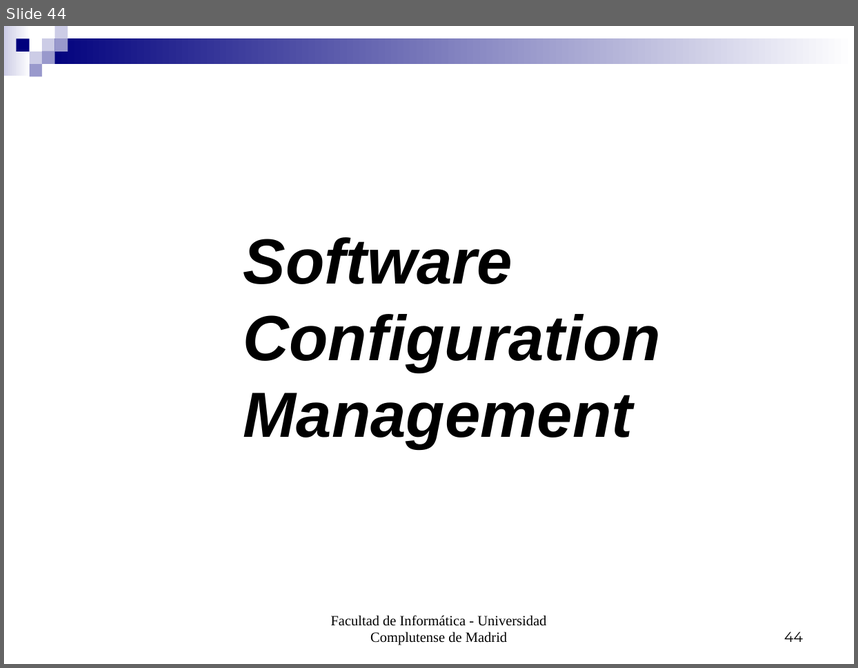
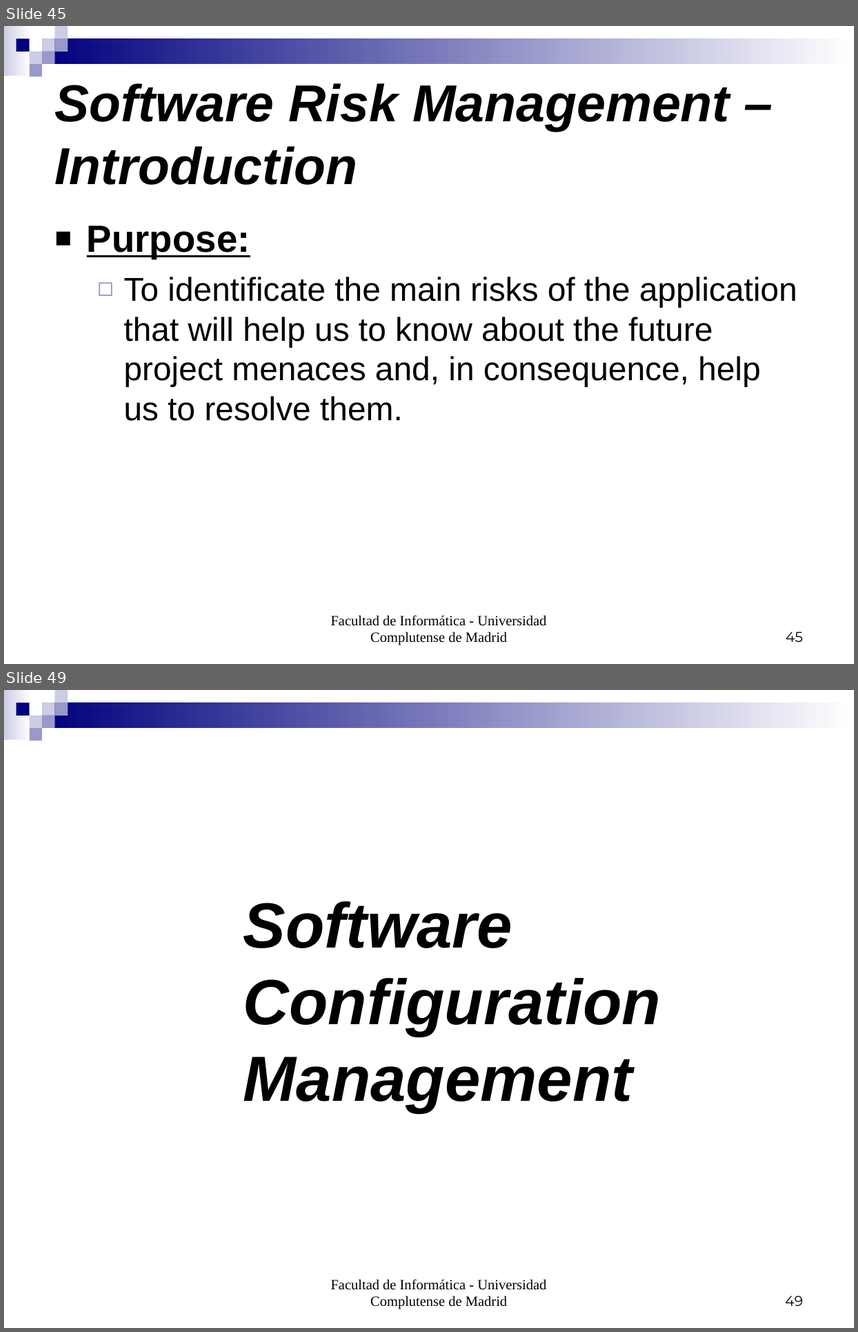
Before and after one commit to salcedonia/egorilla-software-engineering-2008-2009, a slide deck: doc/PresentacionIS.ppt. Shown one above the other, each under a label of ours: slide 44 before the commit, slides 45 and 49 after it; the slides between them are not shown. The pictures are 858x668 and 858x1332 pixels, drawn with LibreOffice and Linux fonts; fonts in the diff are those of the drawing. Boxes give left, top, right and bottom in pixels: in the first picture for what was removed or moved away, otherwise in the second. Text is boxed around its words. In the diff, an @@ line names an element or a change of style, - is before the commit and + after.

```diff
--- a/doc/PresentacionIS.ppt
+++ b/doc/PresentacionIS.ppt
@@ slide 45 added at [4, 26, 854, 664], background #FFFFFF; not listed: 9 template elements that a slide beside it also shows @@
@@ title added at [55, 83, 730, 185], 44 pt, text #000000, bold, italic @@
+Software Risk Management – Introduction
@@ text added at [87, 225, 797, 421], 28 pt, text #000000 @@
+■ Purpose:
+  ◻ To identificate the main risks of the application that will help us to know about the future project menaces and, in consequence, help us to resolve them.
@@ text added at [331, 615, 546, 645], 12 pt, text #000000 @@
+Facultad de Informática - Universidad Complutense de Madrid
@@ page number added at [786, 631, 803, 641], 12 pt, text #000000 @@
+45
@@ what was slide 44 is now slide 49 @@
@@ page number at [785, 1295, 803, 1305]: text changed @@
-44
+49
```
Also in this commit, not shown: 1 slide changed, 4 other slides added.
